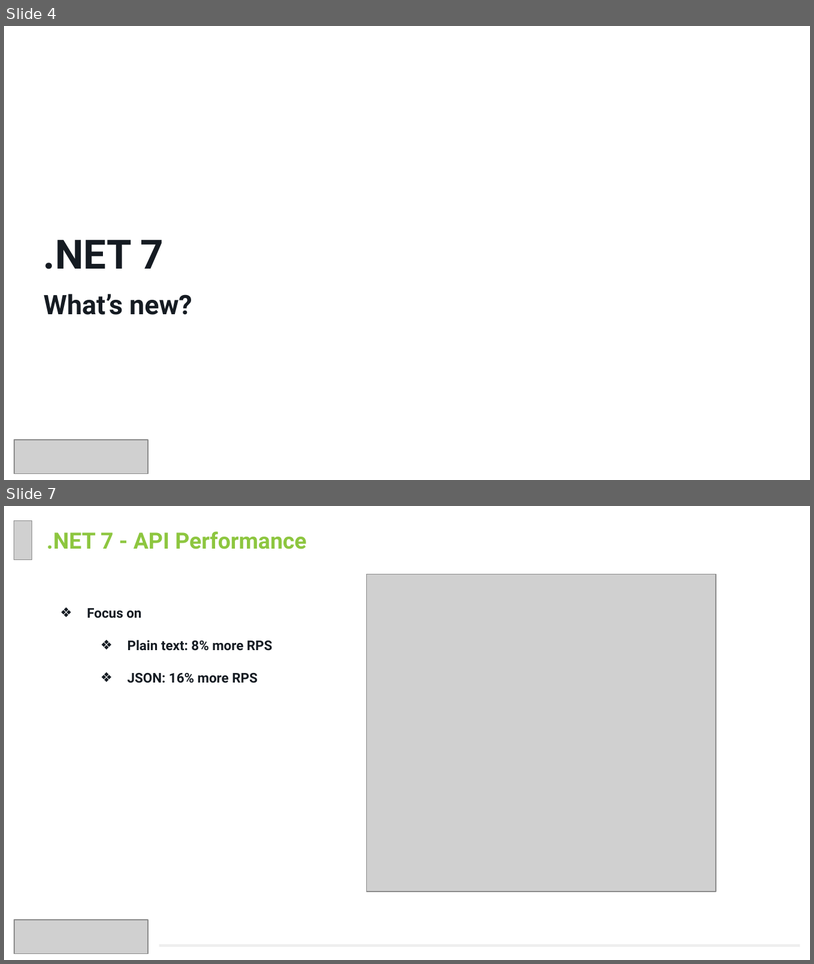
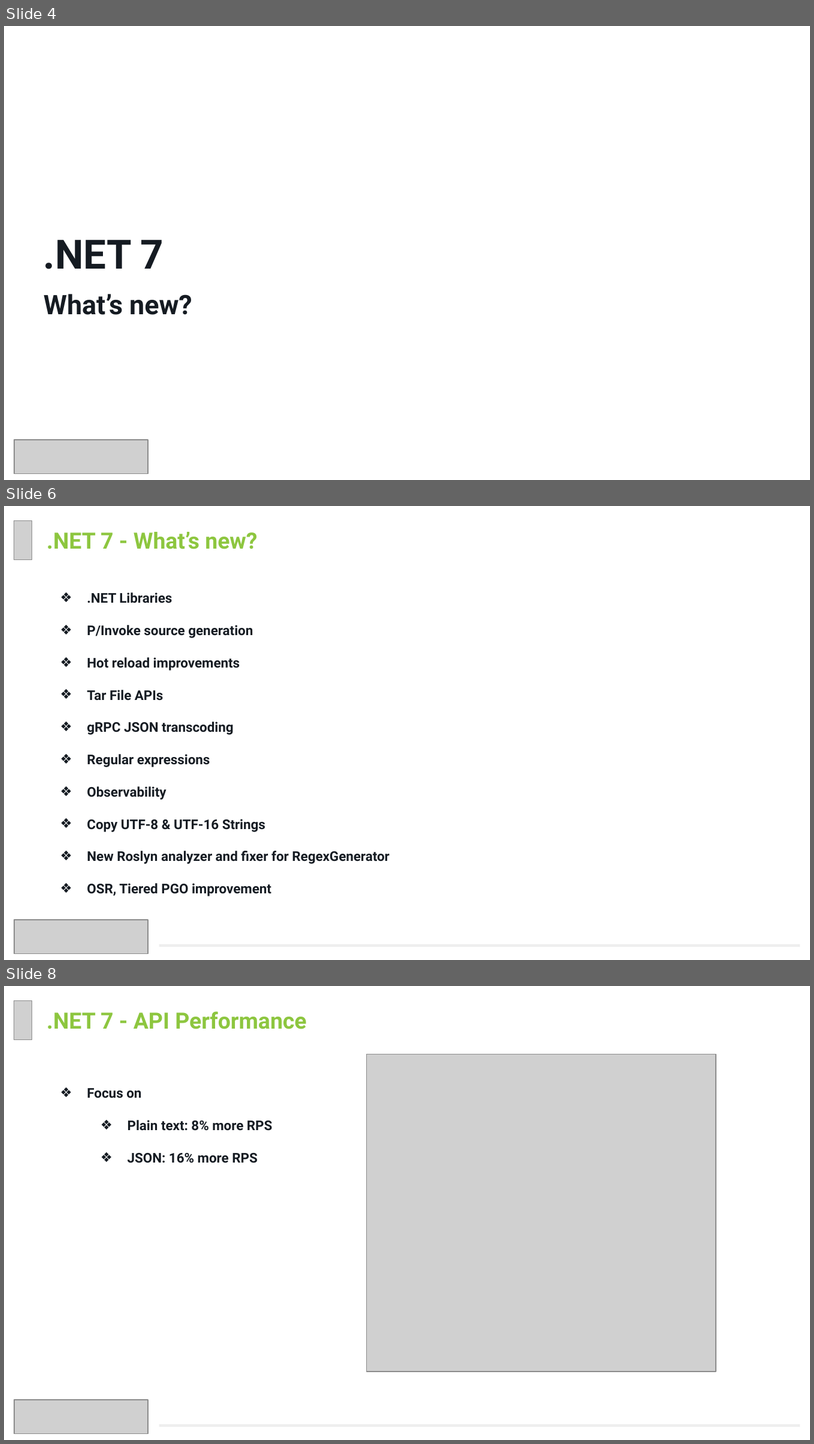
Before and after one commit to vutruong2003/dotnet7csharp11, a slide deck: Slide/Vu.Truong - Tech Talk - Dotnet 7 And C# 11.pptx. Shown one above the other, each under a label of ours: slides 4 and 7 before the commit, slides 4, 6 and 8 after it; the slides between them are not shown. The pictures are 814x964 and 814x1444 pixels, drawn with LibreOffice and Linux fonts; fonts in the diff are those of the drawing; grey boxes stand for pictures; background and template pictures are left out. Boxes give left, top, right and bottom in pixels: in the first picture for what was removed or moved away, otherwise in the second. Text is boxed around its words. In the diff, an @@ line names an element or a change of style, - is before the commit and + after.

```diff
--- a/Slide/Vu.Truong - Tech Talk - Dotnet 7 And C# 11.pptx
+++ b/Slide/Vu.Truong - Tech Talk - Dotnet 7 And C# 11.pptx
@@ slide 6 added at <box>4,506,810,960</box>, background #FFFFFF @@
@@ picture added at <box>14,520,32,559</box> @@
@@ text added at <box>47,532,257,549</box>, 20 pt, text #8DC63F, bold @@
+.NET 7 - What’s new?
@@ text added at <box>87,592,390,896</box>, 12 pt, text #151B22, bold @@
+❖ .NET Libraries
+❖ P/Invoke source generation
+❖ Hot reload improvements
+❖ Tar File APIs
+❖ gRPC JSON transcoding
+❖ Regular expressions
+❖ Observability
+❖ Copy UTF-8 & UTF-16 Strings
+❖ New Roslyn analyzer and fixer for RegexGenerator
+❖ OSR, Tiered PGO improvement
@@ picture added at <box>14,919,147,954</box> @@
@@ rectangle added at <box>159,944,801,946</box>, fill #EEEEEE @@
@@ what was slide 7 is now slide 8 @@
```
Also in this commit, not shown: 8 slides changed, 1 other slide added, 28 other files.
